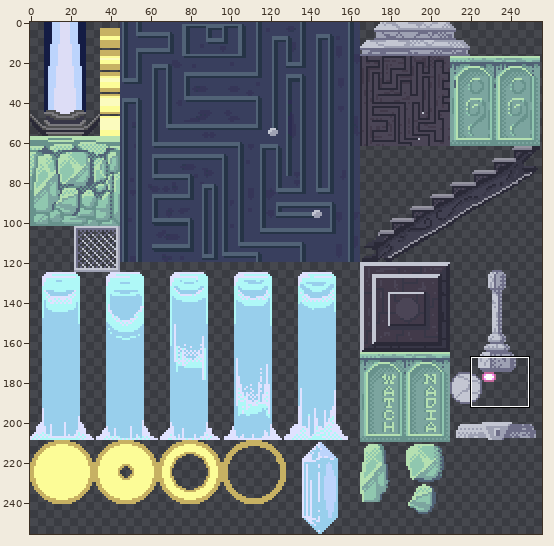
A sprite sheet gets an edit: my-gdx-game-android/assets/img/seeTiles1.png. Above: a wide view before the commit, with the close-up outlined.
Close-up. First the earlier version:
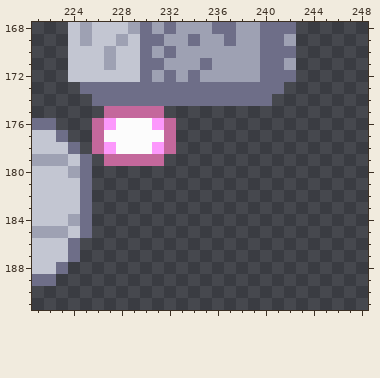
The file is 256x256 pixels. Colours within 5 levels of each other are drawn and written as one. Shown: x 221..248, y 168..191.
Once edited:
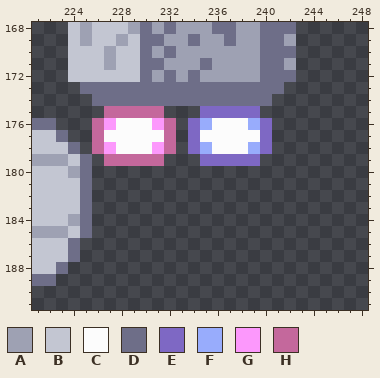
Palette (. is transparent): A #9ea1b3  B #c3c6d2  C #fcfcfc  D #6e6e88  E #7e68c4  F #98acfc  G #fc98fc  H #c4689c
Edits made:
y 175: x 235..239 ..... -> EEEEE
y 176: x 234..240 ....... -> EFCCCFE
y 177: x 234..240 ....... -> ECCCCCE
y 178: x 234..240 ....... -> EFCCCFE
y 179: x 235..239 ..... -> EEEEE
Changed places in both close-ups, as pixel boxes (x1, y1, x2, y2):
added: (188, 106, 272, 166)
